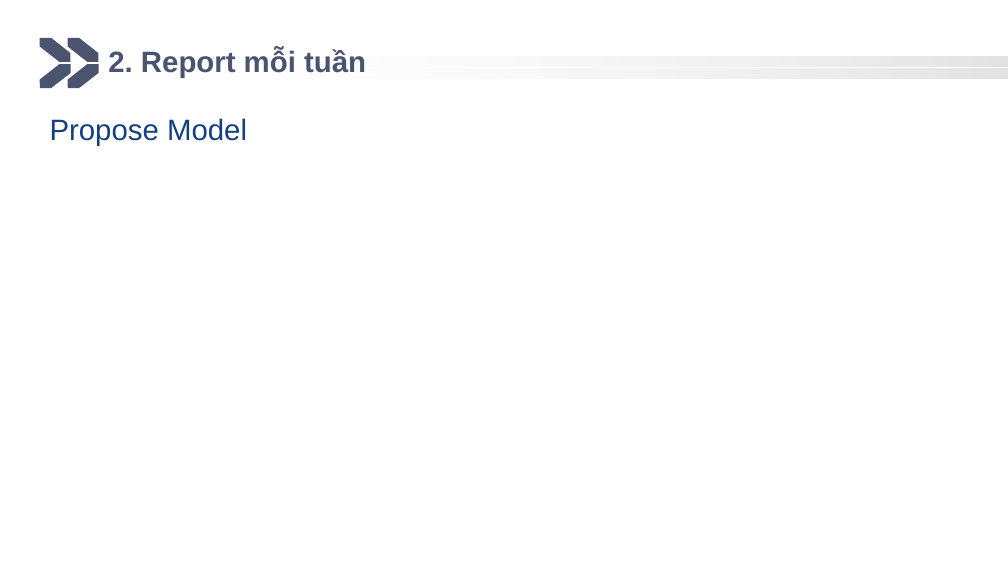
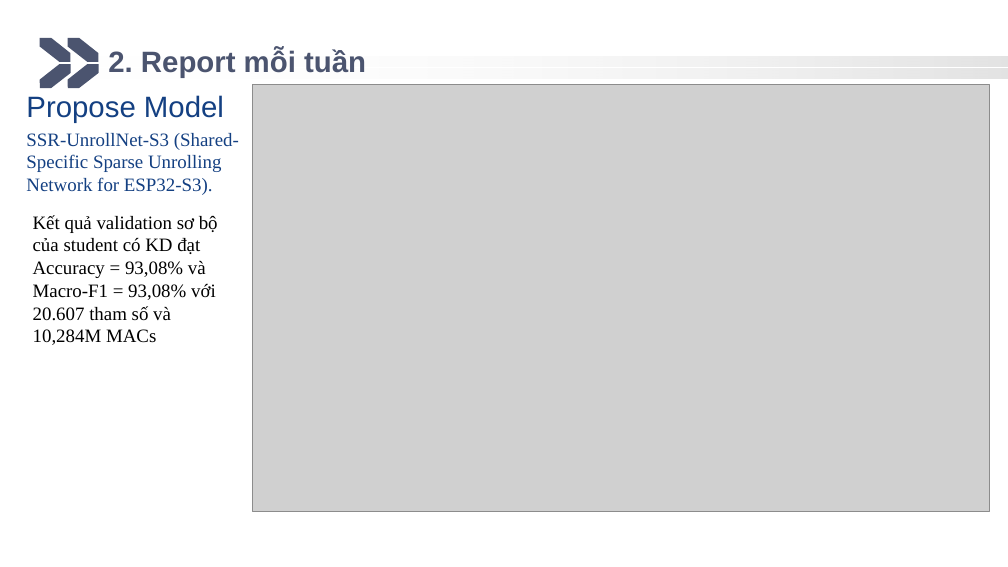
Before and after one commit to giunzz/mobile_project, a slide deck: slide 13 of report/15.3. Di động - Tuan3.pptx (slide 12 before the commit). Drawn at 1008x567 pixels with LibreOffice and Linux fonts; fonts in the diff are those of the drawing; grey boxes stand for pictures; background and template pictures are left out. Boxes give left, top, right and bottom in pixels: in the first picture for what was removed or moved away, otherwise in the second. Text is boxed around its words. In the diff, an @@ line names an element or a change of style, - is before the commit and + after.

```diff
--- a/report/15.3. Di động - Tuan3.pptx
+++ b/report/15.3. Di động - Tuan3.pptx
@@ text "Propose Model" moved from (x1=50, y1=118, x2=247, y2=146) to (x1=26, y1=95, x2=239, y2=195) @@
@@ picture added at (x1=252, y1=85, x2=989, y2=512) @@
@@ text at (x1=26, y1=133, x2=239, y2=195): paragraph added @@
+SSR-UnrollNet-S3 (Shared-Specific Sparse Unrolling Network for ESP32-S3).
@@ text added at (x1=33, y1=215, x2=218, y2=345), 18 pt, text #000000 @@
+Kết quả validation sơ bộ của student có KD đạt Accuracy = 93,08% và Macro-F1 = 93,08% với 20.607 tham số và 10,284M MACs
```
Also in this commit, not shown: 1 other slide changed, 1 slide added, 4 other files.
